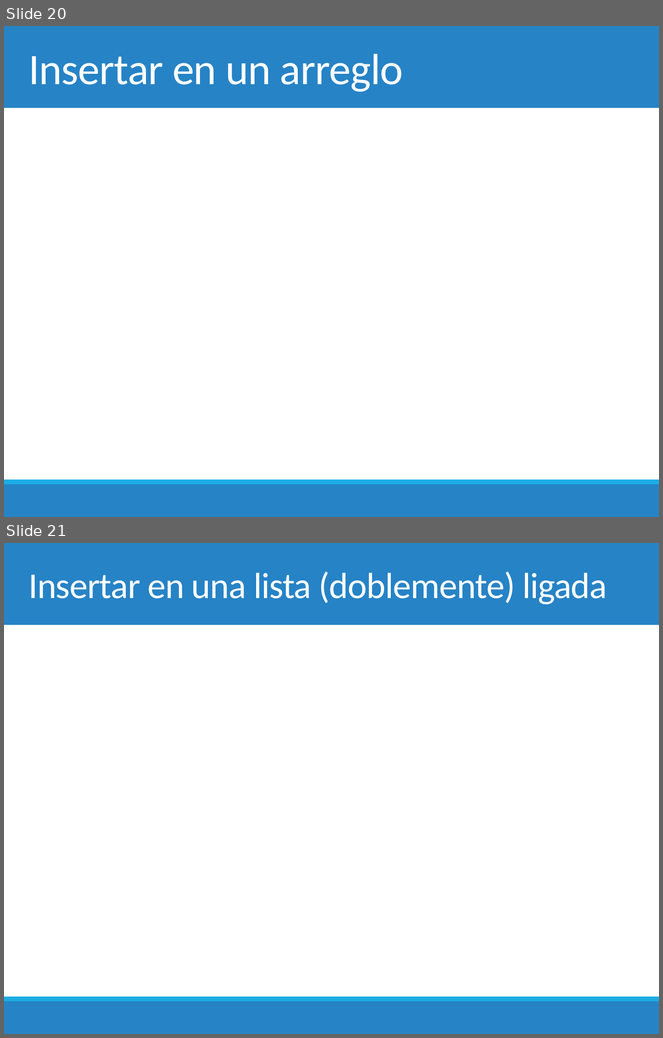
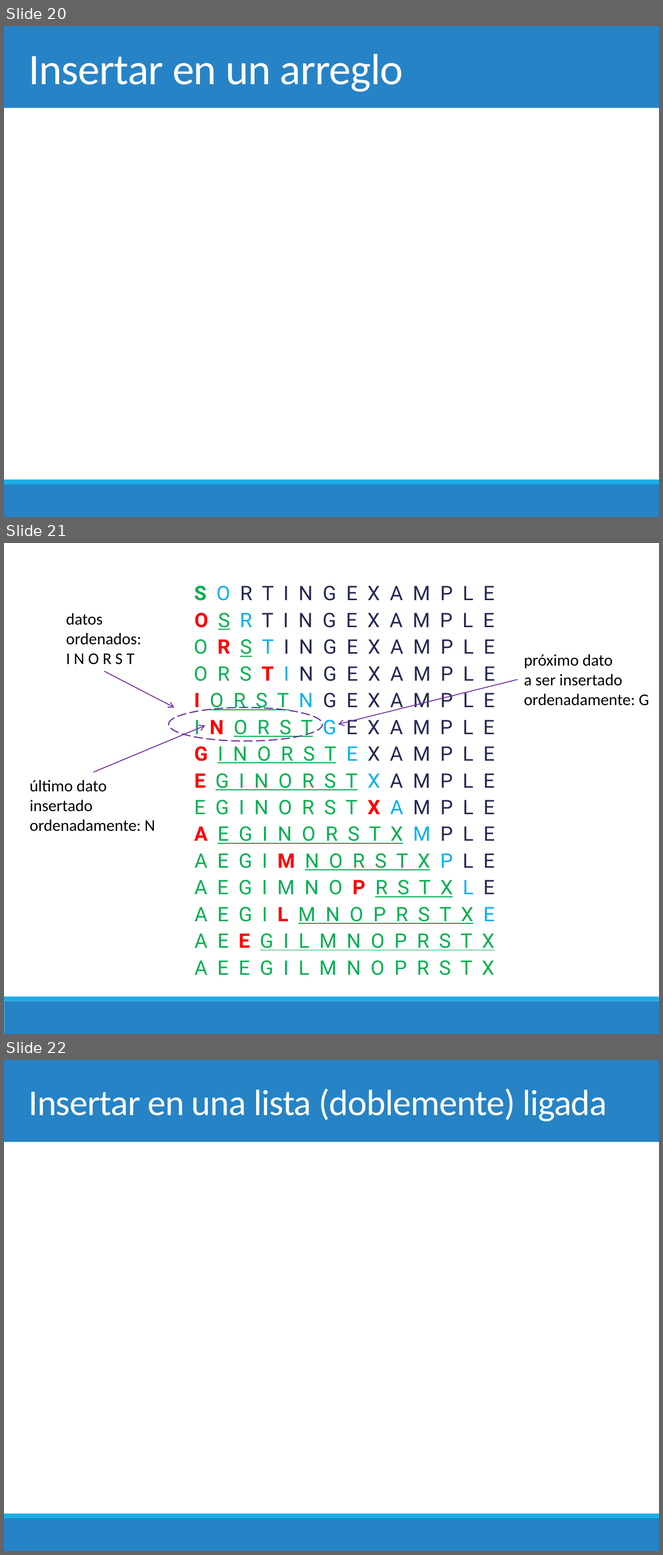
Before and after one commit to chris-carstens/2020-2, a slide deck: Clases/01 - Selection & Insertion sort/01. Selection & Insertion sort.pptx. Shown one above the other, each under a label of ours: slides 20 and 21 before the commit, slides 20, 21 and 22 after it. The pictures are 663x1038 and 663x1555 pixels, drawn with LibreOffice and Linux fonts; fonts in the diff are those of the drawing; grey boxes stand for pictures. Boxes give left, top, right and bottom in pixels: in the first picture for what was removed or moved away, otherwise in the second. Text is boxed around its words. In the diff, an @@ line names an element or a change of style, - is before the commit and + after.

```diff
--- a/Clases/01 - Selection & Insertion sort/01. Selection & Insertion sort.pptx
+++ b/Clases/01 - Selection & Insertion sort/01. Selection & Insertion sort.pptx
@@ slide 21 added at [4, 543, 659, 1034], background #FFFFFF; not listed: 1 template element that a slide beside it also shows @@
@@ text added at [194, 586, 495, 976], 22 pt, text #00B050 @@
+S O R T I N G E X A M P L E
+O S R T I N G E X A M P L E
+O R S T I N G E X A M P L E
+O R S T I N G E X A M P L E
+I O R S T N G E X A M P L E
+I N O R S T G E X A M P L E
+G I N O R S T E X A M P L E
+E G I N O R S T X A M P L E
+E G I N O R S T X A M P L E
+A E G I N O R S T X M P L E
+A E G I M N O R S T X P L E
+A E G I M N O P R S T X L E
+A E G I L M N O P R S T X E
+A E E G I L M N O P R S T X
+A E E G I L M N O P R S T X
@@ text added at [66, 613, 141, 665], 18 pt, text #000000 @@
+datos
+ordenados:
+I N O R S T
@@ text added at [524, 654, 649, 706], 18 pt, text #000000 @@
+próximo dato
+a ser insertado
+ordenadamente: G
@@ arrow added from (104, 671) to (175, 707), #7030A0 1 pt @@
@@ arrow added from (518, 679) to (338, 724), #7030A0 1 pt @@
@@ ellipse added at [168, 707, 322, 741], outline #7030A0 1.25 pt dashed @@
@@ arrow added from (94, 772) to (205, 726), #7030A0 1 pt @@
@@ text added at [29, 780, 155, 832], 18 pt, text #000000 @@
+último dato
+insertado
+ordenadamente: N
@@ rectangle added at [4, 1002, 659, 1034], fill #2683C6 @@
@@ what was slide 21 is now slide 22 @@
```
Also in this commit, not shown: 3 slides changed, 15 other slides added, 1 other file.
